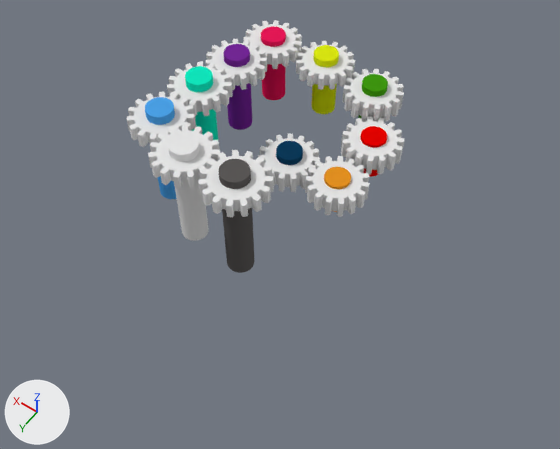
Before and after pictures for a commit that changed the Blender file Gears.blend.
Rendered twice from a camera (50 mm lens) standing at (-14.5, 21.2, 29.0) and looking at (-1.6, 3.1, 0.6). Every picture has the same lights, and +X, +Y and +Z are marked at lower left.

In view in the first picture: 'Cylinder 10', 'Cylinder 11', 'Cylinder 7', 'Gear 1', 'Gear 10', 'Gear 11', 'Gear 2', 'Gear 3', 'Gear 4', 'Gear 5', 'Gear 8', 'Gear 9'.
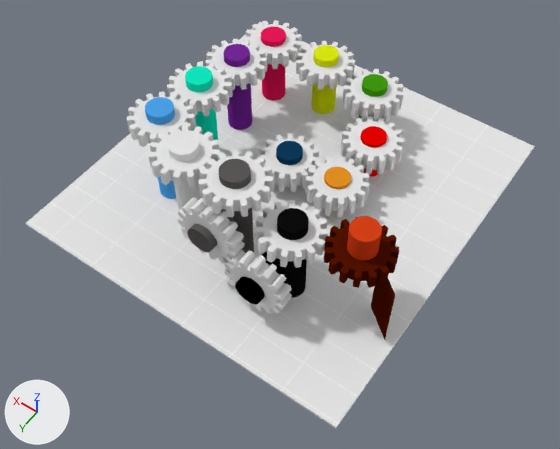
Edits to the bpy script that builds the scene:
```text
Add ob_gear_12:
    ob_gear_12 = bpy.data.objects.new('Gear 12', me_gear_007)  # 420 vertices, 360 faces; spans x -1.49..1.48, y -1.49..1.49, z -0.47..0.47; in mat_material_004 (white #e7e7e7)
    ob_gear_12.location = (-0.89, 6.94, 3.6)
    ob_gear_12.rotation_euler = (-1.563, -0.897, 3.138)  # degrees (-90, -51, 180)
    ob_gear_12.scale = (1.0, 1.0, 0.734)
Add ob_cylinder_12:
    ob_cylinder_12 = bpy.data.objects.new('Cylinder 12', me_cylinder_007)  # a 32-sided cylinder along z spanning x -1.0..1.0, y -1.0..1.0, z -1.0..1.0; in mat_material_013 (dark grey #5a5756)
    ob_cylinder_12.location = (-0.84, 5.93, 3.61)
    ob_cylinder_12.rotation_euler = (1.568, -2.894, 0.000771)  # degrees (90, -166, 0)
    ob_cylinder_12.scale = (0.63, 0.63, 1.69)
Add ob_floor:
    ob_floor = bpy.data.objects.new('Floor', me_floor)  # 2108 vertices, 1896 faces; spans x 0.0..4.0, y -4.0..0.0, z 0.0..0.1; in mat_floor_grout (white #ffffff), mat_floor_tiles_alt1 (white #e7e7e7), mat_floor_tiles_alt2 (white #e7e7e7), mat_floor_tiles_alt3 (white #e7e7e7), mat_floor_tiles_alt4 (white #e7e7e7), mat_floor_tiles_alt5 (white #e7e7e7), mat_floor_tiles_alt6 (white #e7e7e7)
    ob_floor.location = (-9.04, 9.66, -0.15)
    ob_floor.scale = (4.39, 4.68, 1.0)
Add ob_cylinder_13:
    ob_cylinder_13 = bpy.data.objects.new('Cylinder 13', me_cylinder_017)  # a 32-sided cylinder along z spanning x -1.0..1.0, y -1.0..1.0, z -1.0..1.0; in mat_material_019 (black #000000)
    ob_cylinder_13.location = (-3.33, 6.08, 2.11)
    ob_cylinder_13.rotation_euler = (1.568, -2.894, 0.000771)  # degrees (90, -166, 0)
    ob_cylinder_13.scale = (0.63, 0.63, 1.69)
Add ob_gear_13:
    ob_gear_13 = bpy.data.objects.new('Gear 13', me_gear_042)  # 420 vertices, 360 faces; spans x -1.49..1.48, y -1.49..1.49, z -0.47..0.47; in mat_material_004 (white #e7e7e7)
    ob_gear_13.location = (-3.36, 7.09, 2.13)
    ob_gear_13.rotation_euler = (1.573, -0.972, 0.00557)  # degrees (90, -56, 0.3)
    ob_gear_13.scale = (1.0, 1.0, 0.734)
Add ob_cylinder_14:
    ob_cylinder_14 = bpy.data.objects.new('Cylinder 14', me_cylinder_018)  # a 32-sided cylinder along z spanning x -1.0..1.0, y -1.0..1.0, z -1.0..1.0; in mat_material_020 (black #0c0c0c)
    ob_cylinder_14.location = (-3.79, 5.22, 2.29)
    ob_cylinder_14.rotation_euler = (0.0, 0.0, 2.894)  # degrees (0, 0, 166)
    ob_cylinder_14.scale = (0.63, 0.63, 2.37)
Add ob_gear_14:
    ob_gear_14 = bpy.data.objects.new('Gear 14', me_gear_044)  # 420 vertices, 360 faces; spans x -1.49..1.48, y -1.49..1.49, z -0.47..0.47; in mat_material_004 (white #e7e7e7)
    ob_gear_14.location = (-3.75, 5.26, 3.82)
    ob_gear_14.rotation_euler = (-0.0355, -0.0195, 2.18)  # degrees (-2, -1.1, 125)
    ob_gear_14.scale = (1.0, 1.0, 0.734)
Add ob_cylinder_15:
    ob_cylinder_15 = bpy.data.objects.new('Cylinder 15', me_cylinder_019)  # a 32-sided cylinder along z spanning x -1.0..1.0, y -1.0..1.0, z -1.0..1.0; in mat_material_021 (orange #d64118)
    ob_cylinder_15.location = (-6.57, 4.34, 4.42)
    ob_cylinder_15.rotation_euler = (0.0, 0.0, 2.894)  # degrees (0, 0, 166)
    ob_cylinder_15.scale = (0.63, 0.63, 0.846)
Add ob_gear_15:
    ob_gear_15 = bpy.data.objects.new('Gear 15', me_gear_047)  # 424 vertices, 361 faces; spans x -1.49..1.48, y -1.49..2.32, z -5.02..0.47; in mat_material_025 (brown #521301)
    ob_gear_15.location = (-6.52, 4.34, 3.72)
    ob_gear_15.rotation_euler = (-0.0248, -0.0213, 0.977)  # degrees (-1.4, -1.2, 56)
    ob_gear_15.scale = (1.0, 1.0, 0.734)
```

Changed parts and their boxes (x1, y1, x2, y2) in the pictures (560 x 449 px):
'Floor', added
    after: (25, 22, 535, 428)
'Gear 15', added
    after: (323, 217, 399, 340)
'Gear 14', added
    after: (254, 200, 328, 268)
'Gear 13', added
    after: (224, 250, 292, 314)
'Gear 12', added
    after: (178, 198, 245, 263)
'Cylinder 14', added (black)
    after: (277, 208, 309, 298)
'Cylinder 15', added (orange)
    after: (347, 216, 382, 260)
'Cylinder 13', added (black)
    after: (235, 252, 287, 304)
'Cylinder 12', added
    after: (187, 209, 235, 252)
